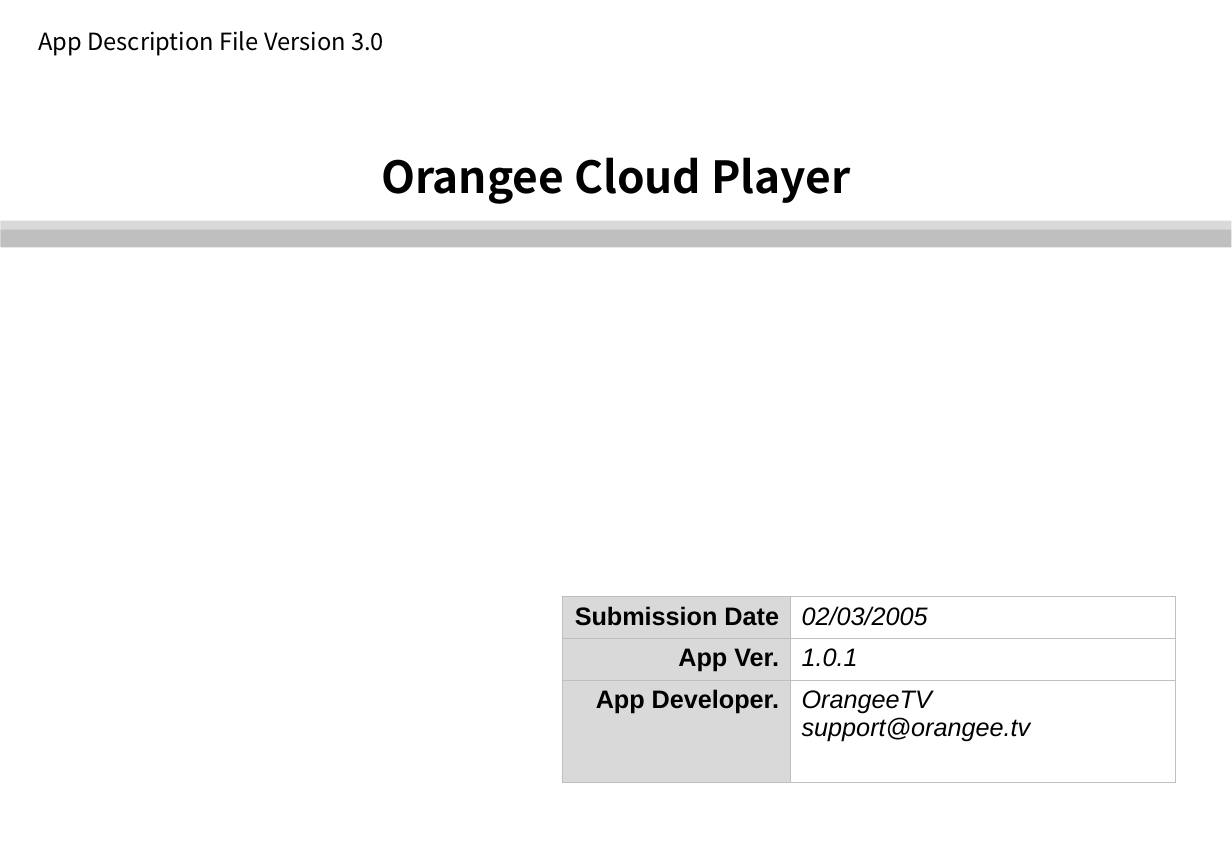
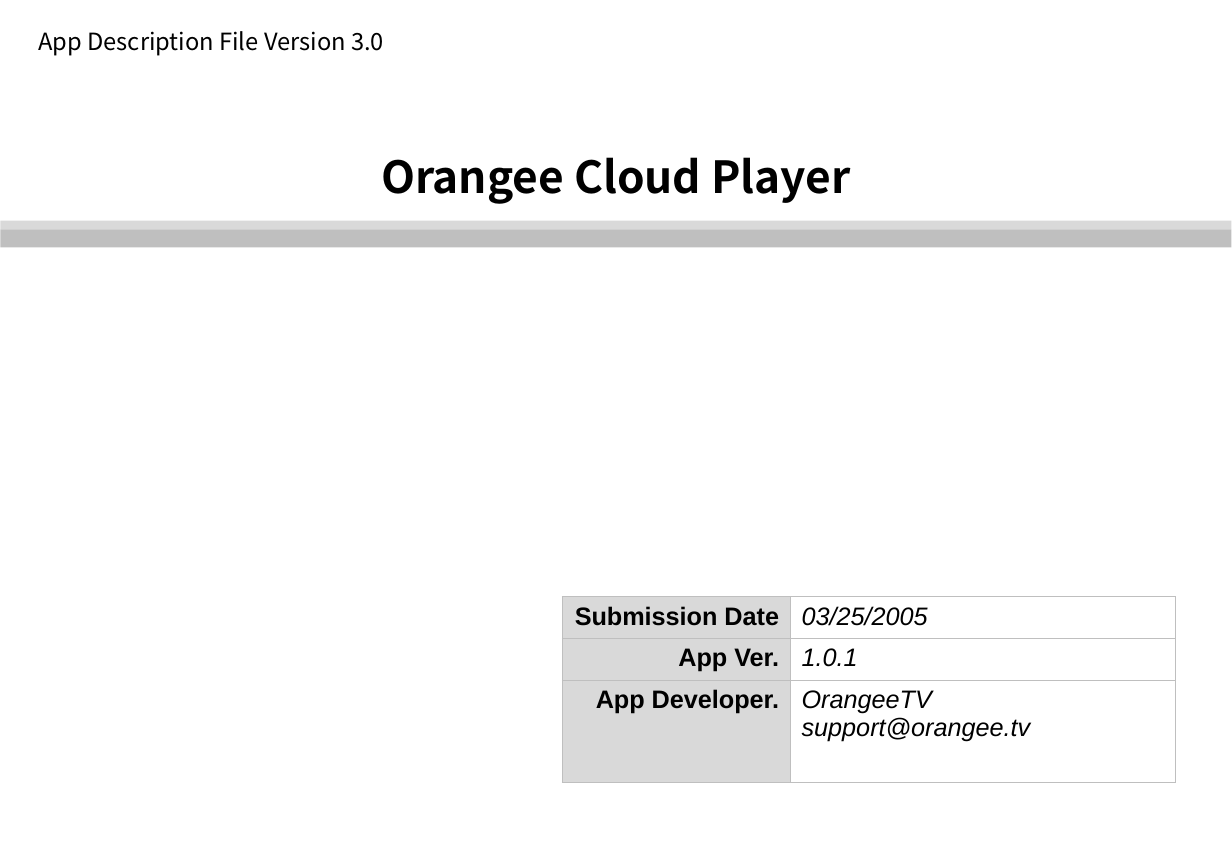
Before and after one commit to mervick/orangeeplayer, a slide deck: slide 1 of docs/documents for lg qa 3.0/app_description_3 0.ppt. Drawn at 1232x853 pixels with LibreOffice and Linux fonts; fonts in the diff are those of the drawing; background and template pictures are left out. Boxes give left, top, right and bottom in pixels: in the first picture for what was removed or moved away, otherwise in the second. Text is boxed around its words. In the diff, an @@ line names an element or a change of style, - is before the commit and + after.

```diff
--- a/docs/documents for lg qa 3.0/app_description_3 0.ppt
+++ b/docs/documents for lg qa 3.0/app_description_3 0.ppt
@@ table at [561, 597, 1175, 782] @@
-row 1, column 2: 02/03/2005
+row 1, column 2: 03/25/2005
```
Also in this commit, not shown: 5 other slides changed, 1 slide removed.
